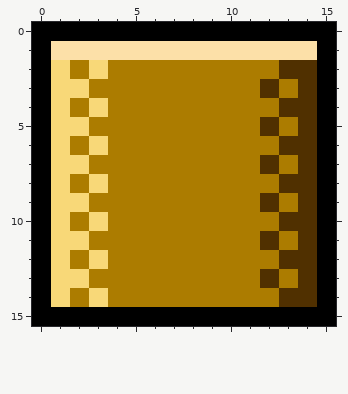
File history of a pixel-art file, data/box.aseprite. The picture above was drawn from the file before the commit.
16x16 pixels, 1 frame.
The result:
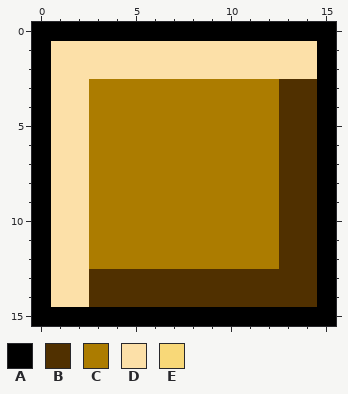
Palette (. is transparent): A #000000  B #503000  C #ac7c00  D #fce0a8  E #f8d878
Changes in this commit:
@@ x 0..15 @@
  1 ADDDDDDDDDDDDDDA
- 2 AECECCCCCCCCCBBA
- 3 AEECCCCCCCCCBCBA
- 4 AECECCCCCCCCCBBA
- 5 AEECCCCCCCCCBCBA
- 6 AECECCCCCCCCCBBA
- 7 AEECCCCCCCCCBCBA
- 8 AECECCCCCCCCCBBA
- 9 AEECCCCCCCCCBCBA
-10 AECECCCCCCCCCBBA
-11 AEECCCCCCCCCBCBA
-12 AECECCCCCCCCCBBA
-13 AEECCCCCCCCCBCBA
-14 AECECCCCCCCCCBBA
+ 2 ADDDDDDDDDDDDDDA
+ 3 ADDCCCCCCCCCCBBA
+ 4 ADDCCCCCCCCCCBBA
+ 5 ADDCCCCCCCCCCBBA
+ 6 ADDCCCCCCCCCCBBA
+ 7 ADDCCCCCCCCCCBBA
+ 8 ADDCCCCCCCCCCBBA
+ 9 ADDCCCCCCCCCCBBA
+10 ADDCCCCCCCCCCBBA
+11 ADDCCCCCCCCCCBBA
+12 ADDCCCCCCCCCCBBA
+13 ADDBBBBBBBBBBBBA
+14 ADDBBBBBBBBBBBBA
 15 AAAAAAAAAAAAAAAA
